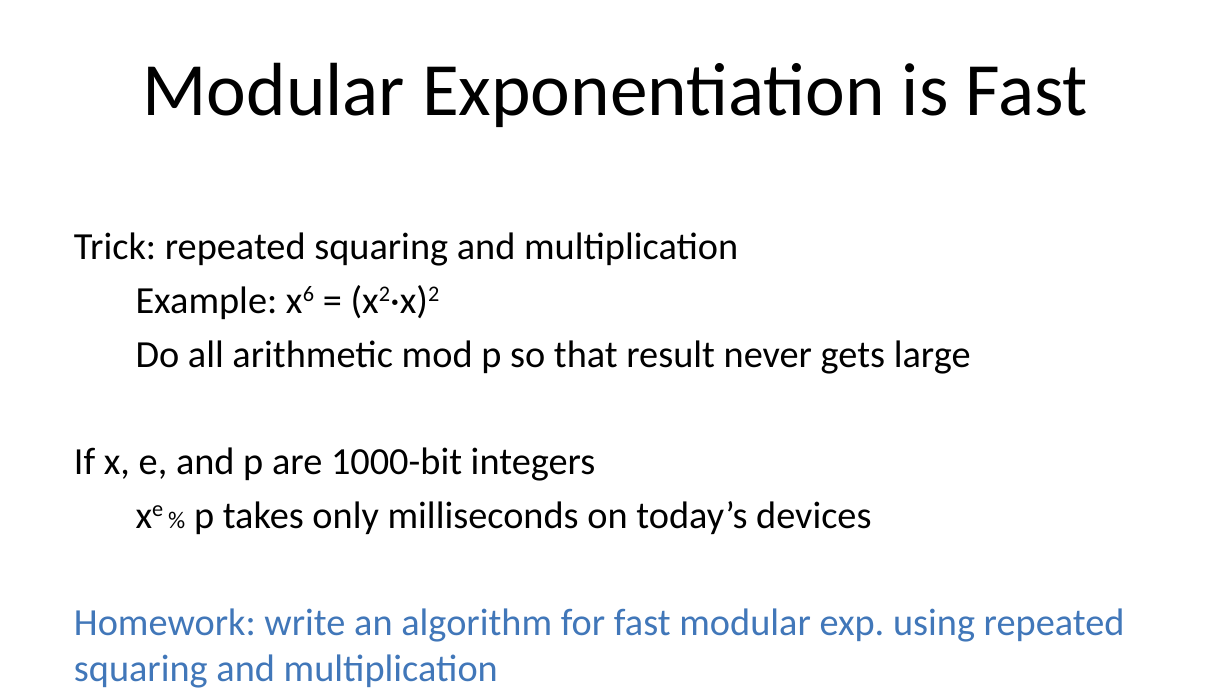
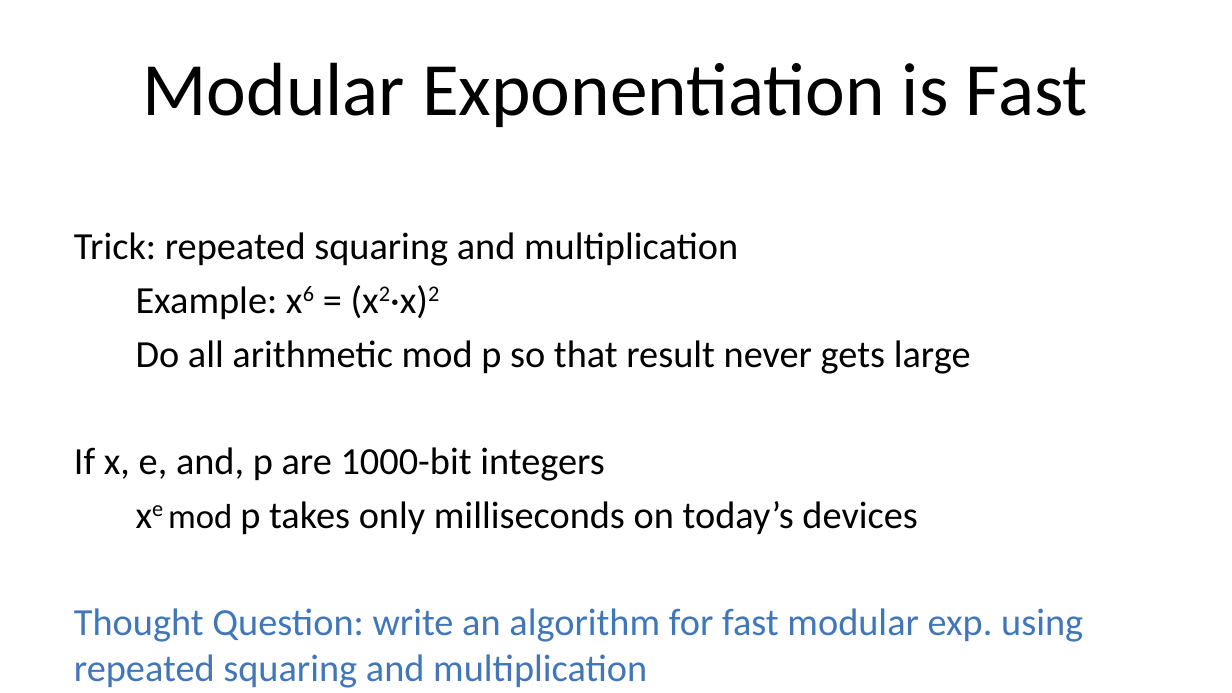
Before and after one commit to noise-lab/security-course, a slide deck: slide 20 of fall2016/lectures/6-PublicKey.pptx (slide 17 before the commit). Drawn at 1232x693 pixels with LibreOffice and Linux fonts; fonts in the diff are those of the drawing. Boxes give left, top, right and bottom in pixels: in the first picture for what was removed or moved away, otherwise in the second. Text is boxed around its words. In the diff, an @@ line names an element or a change of style, - is before the commit and + after.

```diff
--- a/fall2016/lectures/6-PublicKey.pptx
+++ b/fall2016/lectures/6-PublicKey.pptx
@@ text at [74, 447, 1083, 688]: text changed @@
-If x, e, and p are 1000-bit integers
-xe % p takes only milliseconds on today’s devices
-Homework: write an algorithm for fast modular exp. using repeated squaring and multiplication
+If x, e, and, p are 1000-bit integers
+xe mod p takes only milliseconds on today’s devices
+Thought Question: write an algorithm for fast modular exp. using repeated squaring and multiplication
```
Also in this commit, not shown: 31 other slides changed, 5 slides added, 4 slides removed, 1 other file.
